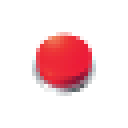
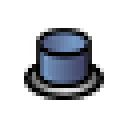
Revision of a layered (128, 128) image; what changed, layer by layer:
painted on "Pasted Layer" over [24, 28, 104, 100]
